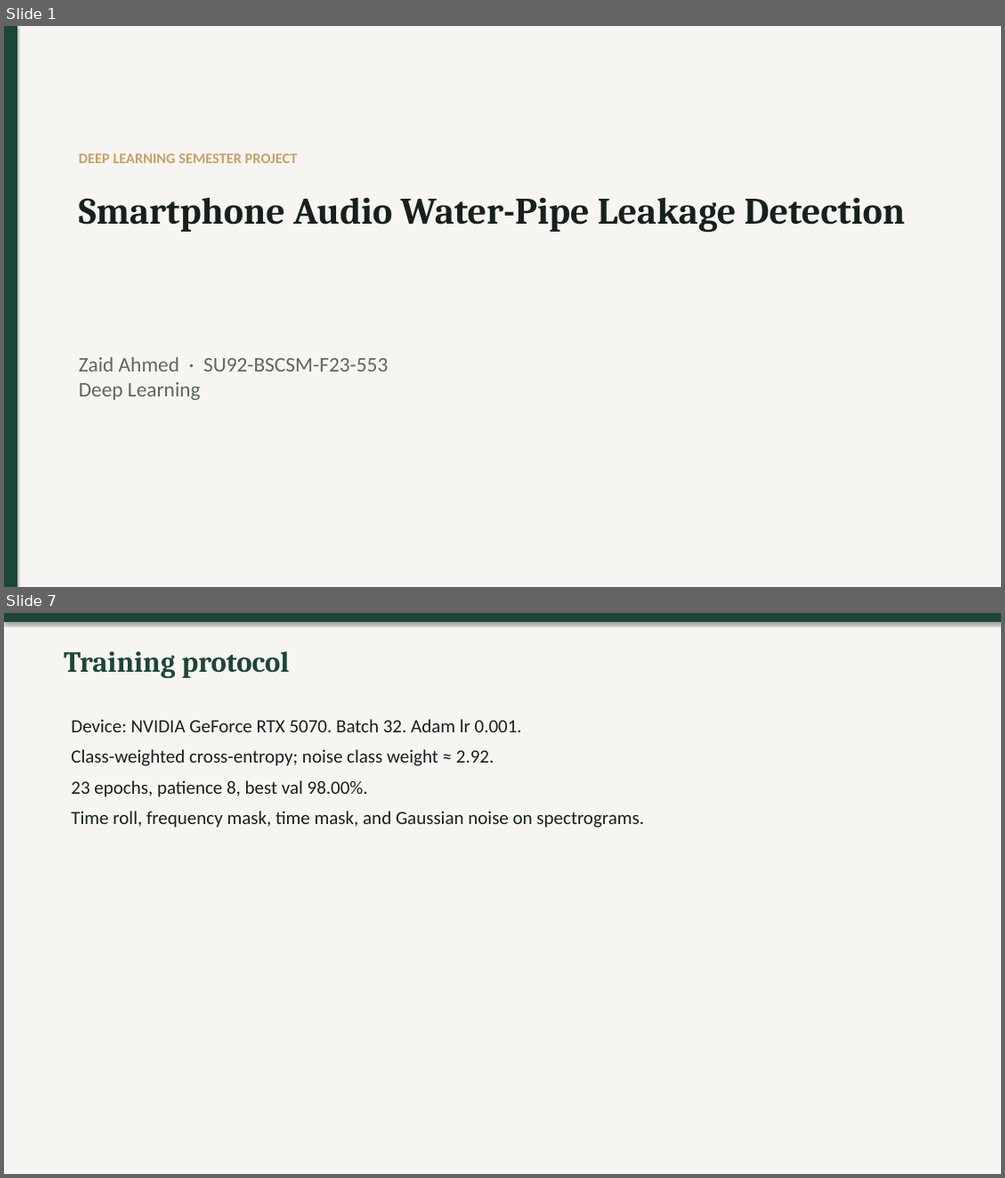
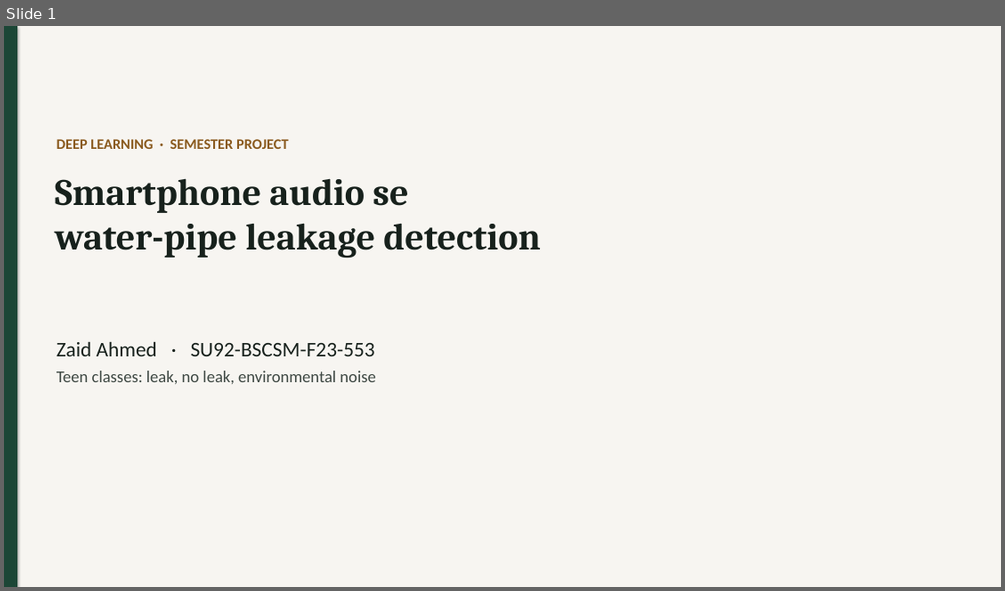
Before and after one commit to Zaidranjha095/water-pipe-leakage-detection, a slide deck: presentation/presentation.pptx. Shown one above the other, each under a label of ours: slides 1 and 7 before the commit, slide 1 after it; the slides between them are not shown. The pictures are 1005x1178 and 1005x591 pixels, drawn with LibreOffice and Linux fonts; fonts in the diff are those of the drawing. Boxes give left, top, right and bottom in pixels: in the first picture for what was removed or moved away, otherwise in the second. Text is boxed around its words. In the diff, an @@ line names an element or a change of style, - is before the commit and + after.

```diff
--- a/presentation/presentation.pptx
+++ b/presentation/presentation.pptx
@@ slide 7 removed at [4, 613, 1001, 1174], background #FFFFFF @@
@@ rectangle removed at [4, 613, 1001, 1174] @@
@@ rectangle removed at [4, 613, 1001, 622] @@
@@ text removed at [64, 651, 290, 678] @@
-Training protocol
@@ text removed at [71, 719, 644, 827] @@
-Device: NVIDIA GeForce RTX 5070. Batch 32. Adam lr 0.001.
-Class-weighted cross-entropy; noise class weight ≈ 2.92.
-23 epochs, patience 8, best val 98.00%.
-Time roll, frequency mask, time mask, and Gaussian noise on spectrograms.
@@ slide 1 changed as well @@
@@ background #FFFFFF to #F7F5F1 @@
@@ rectangle removed at [4, 26, 1001, 587] @@
@@ text at [57, 139, 289, 149]: text changed; text colour #C4A16A to #8A5A1E @@
-DEEP LEARNING SEMESTER PROJECT
+DEEP LEARNING · SEMESTER PROJECT
@@ text at [55, 178, 541, 258]: text changed @@
-Smartphone Audio Water-Pipe Leakage Detection
+Smartphone audio se
+water-pipe leakage detection
@@ text at [57, 341, 375, 356]: text changed; text colour #5C675F to #17211C @@
-Zaid Ahmed · SU92-BSCSM-F23-553
-Deep Learning
+Zaid Ahmed · SU92-BSCSM-F23-553
@@ text added at [57, 370, 375, 384], 16 pt, text #3E4843 @@
+Teen classes: leak, no leak, environmental noise
```
Also in this commit, not shown: 2 other slides changed, 8 slides added, 7 other slides removed, 22 other files.
